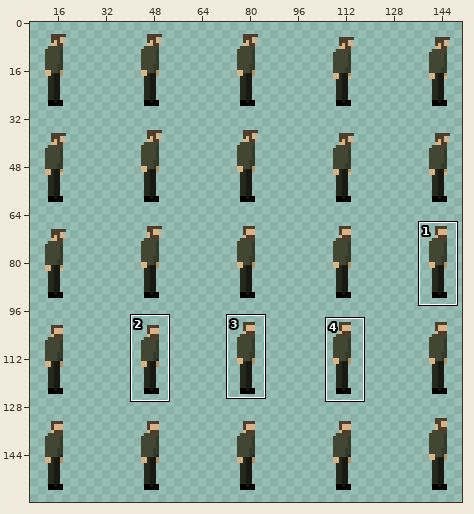
File history of a sprite sheet, assets/beardedmanidle.png. Above, an overview of the earlier version with the close-up marked.
Close-up. As it was:
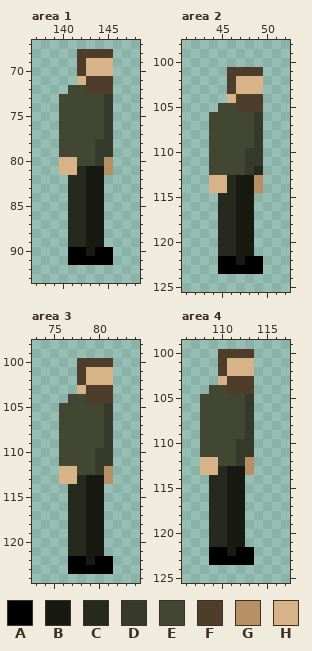
The file is 160x160 pixels. Shown: area 1: x 137..148, y 67..93; area 2: x 41..52, y 98..125; area 3: x 73..84, y 98..124; area 4: x 106..117, y 99..125. The wide view leaves out empty margins. The commit also changed other parts of the picture, which this record leaves out.
Palette (. is transparent): A #000000  B #181a12  C #26291d  D #363a2a  E #424733  F #4d3d2a  G #b69064  H #d9b388
Pixels before, area 1, first column x 140:
68 ..FFFF
69 ..FHHH
70 ..FHHH
71 ..HFFF
72 .EEFFF
73 EEEEED
74 EEEEED
75 EEEEED
76 EEEEED
77 EEEEED
78 EEEEDD
79 EEEEDD
80 HHEEDG
81 HHCBBG
82 .CCBB.
83 .CCBB.
84 .CCBB.
85 .CCBB.
86 .CCBB.
87 .CCBB.
88 .CCBB.
89 .CCBB.
90 .AABAA
91 .AAAAA
Pixels before, area 2, first column x 44:
101 ..FFFF
102 ..FHHH
103 ..FHHH
104 ..HFFF
105 .EEFFF
106 EEEEED
107 EEEEED
108 EEEEED
109 EEEEED
110 EEEEDD
111 EEEEDD
112 EEEEDC
113 HHCBBG
114 HHCBBG
115 .CCBB.
116 .CCBB.
117 .CCBB.
118 .CCBB.
119 .CCBB.
120 .CCBB.
121 .CCBB.
122 .AABAA
123 .AAAAA
Pixels before, area 3, first column x 76:
100 ..FFFF
101 ..FHHH
102 ..FHHH
103 ..HFFF
104 .EEFFF
105 EEEEED
106 EEEEED
107 EEEEED
108 EEEEED
109 EEEEED
110 EEEEDD
111 EEEEDD
112 HHEEDG
113 HHCBBG
114 .CCBB.
115 .CCBB.
116 .CCBB.
117 .CCBB.
118 .CCBB.
119 .CCBB.
120 .CCBB.
121 .CCBB.
122 .AABAA
123 .AAAAA
Pixels before, area 4, first column x 108:
100 ..FFFF
101 ..FHHH
102 ..FHHH
103 ..HFFF
104 .EEFFF
105 EEEEED
106 EEEEED
107 EEEEED
108 EEEEED
109 EEEEED
110 EEEEDD
111 EEEEDD
112 HHEEDG
113 HHCBBG
114 .CCBB.
115 .CCBB.
116 .CCBB.
117 .CCBB.
118 .CCBB.
119 .CCBB.
120 .CCBB.
121 .CCBB.
122 .AABAA
123 .AAAAA
After:
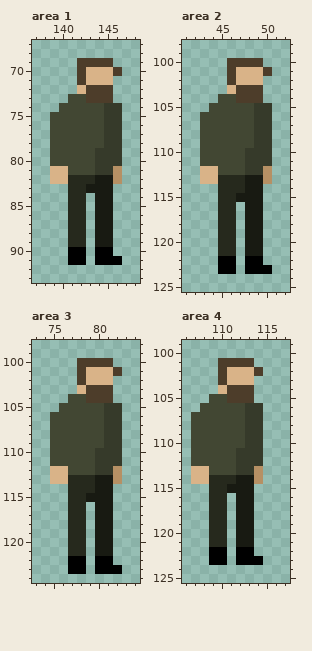
From old to new:
Changed rows in their new state; - is an unchanged pixel.
Area 1:
first column x 139:
68 ---....-
69 ----FFF-
70 -------F
71 ---FHHH-
72 --.H----
73 -.--FFF-
74 -------D
75 E------D
76 E------D
77 E------D
78 E----E-D
79 E------D
80 EEE---DD
81 H-EEEDDG
82 HH--C-BG
83 ------B-
84 ----.-B-
85 ----.-B-
86 ----.-B-
87 ----.-B-
88 ----.-B-
89 ----.-B-
90 ----.---
91 ----.--A
Area 2:
first column x 43:
100 ---FFFF-
101 ----HHHF
103 ---HFFF-
104 --EE----
105 -E--EEDD
106 E------D
107 E------D
108 E------D
109 E------D
110 E------D
111 E------D
112 HH----DG
113 H-C-C-BG
114 -.C-C-B-
115 ------B-
116 ----.-B-
117 ----.-B-
118 ----.-B-
119 ----.-B-
120 ----.-B-
121 ----.-B-
122 ----.---
123 ----.--A
Area 3:
first column x 82:
101 F
first column x 75:
105 -------D
106 E------D
107 E------D
108 E------D
109 E------D
110 E------D
111 E------D
112 H-E---DG
113 H-C-C-BG
114 ----C-B-
115 ------B-
116 ----.-B-
117 ----.-B-
118 ----.-B-
119 ----.-B-
120 ----.-B-
121 ----.-B-
122 ----.---
123 ----.--A
Area 4:
first column x 107:
100 ---....-
101 ----FFF-
102 -------F
103 ---FHHH-
104 --.H----
105 -.--FFF-
106 -------D
107 E------D
108 E------D
109 E------D
110 E----E-D
111 E------D
112 EEE---DD
113 H-EEEDDG
114 HH--C-BG
115 ------B-
116 ----.-B-
117 ----.-B-
118 ----.-B-
119 ----.-B-
120 ----.-B-
121 ----.-B-
122 ----.---
123 ----.--A
Boxes around the changes in both close-ups, in picture pixels (x1, y1, x2, y2):
changed: (50, 49, 122, 265)
changed: (200, 58, 272, 274)
changed: (50, 367, 122, 574)
changed: (191, 349, 263, 565)
